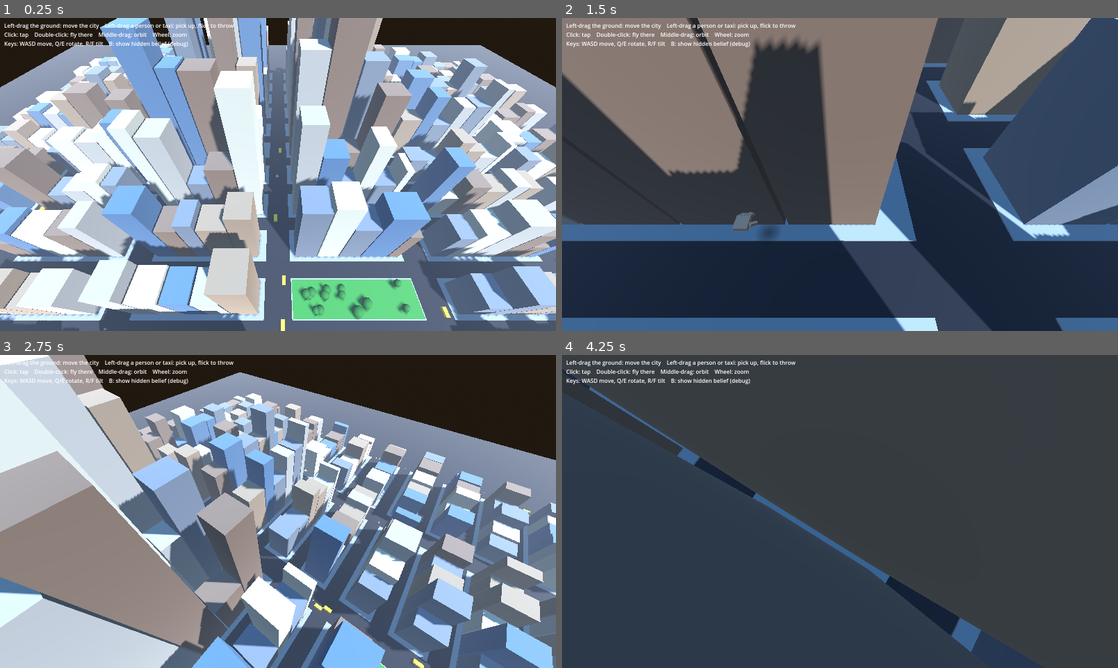
Above: before the commit, frames 1-4 (two rows, left to right).
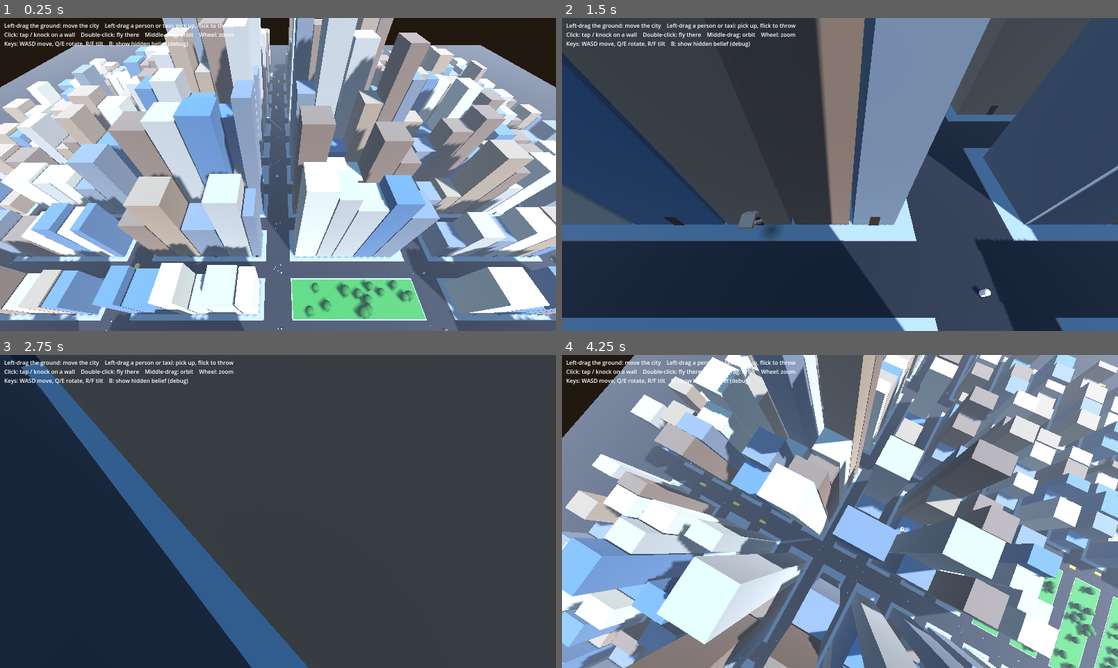
Above: after the commit, the same moments.

Repository: eilamshahaf-droid/balck-and-white-3
Game: Godot game, scene res://scenes/main.tscn
Two runs of this game, one before a commit and one after it. Both use one fixed random seed, a clock stepped at 60 frames per second and the inputs below.
Inputs (mouse positions are in pixels of both pictures, inside the frame that each line leads up to):
- Up to frame 1 (0.25 s): no input
- Up to frame 2 (1.5 s): tap Enter at 0.5 s; move the mouse to (962, 158) at 0.52 s; hold D 0.53-1.25 s; tap B at 0.6 s; click (962, 158) at 0.67 s; drag from (728, 190) to (812, 237) at 1.27 s
- Up to frame 3 (2.75 s): move the mouse to (333, 442) at 2.02 s; hold D from 2.03 s (still down); hold E from 2.03 s (still down); click (333, 442) at 2.17 s
- Up to frame 4 (4.25 s): release D at 2.75 s; release E at 2.75 s; drag from (812, 574) to (673, 464) at 2.77 s; move the mouse to (1006, 558) at 3.52 s; hold A from 3.53 s (still down); hold F from 3.53 s (still down); click (1006, 558) at 3.67 s

The runs differ from the first frame. In frame 1, 64% of the frame differs, in the area x 0-100%, y 0-100%; in frame 2, 42%; in frame 3, 99%; in frame 4, 97%.

Commit message:
God hand milestone 2: the world reacts to the hand
- Forgiving picking: people and taxis within a small screen radius of the
  fingertip count as under it (if in plain view); the hand leans toward
  them a little without jumping.
- Wind around the hand (full within 5 m, fading to 10 m, stronger when
  moving): park trees bend and spring back, newspapers blow away,
  pigeons flee and land elsewhere.
- Taps: a tap on a wall opens the nearest door and nearby people look;
  a tapped taxi hops and flashes its alarm lights.
- Thrown people tumble in the air, lie where they land for longer after
  harder falls, then get up and walk on.
- New tunables (pick assist, magnet, wind radii and force) in
  data/hand_settings.tres.

Co-Authored-By: Claude Opus 5.5 (1M context) <noreply@anthropic.com>
Claude-Session: https://claude.ai/code/session_01HXQnyizAUuYFrbB9vQwQXb

Diff:
--- a/scenes/main.tscn
+++ b/scenes/main.tscn
@@ -24,5 +24,5 @@
 offset_right = 900.0
 offset_bottom = 120.0
 text = "Left-drag the ground: move the city    Left-drag a person or taxi: pick up, flick to throw
-Click: tap    Double-click: fly there    Middle-drag: orbit    Wheel: zoom
+Click: tap / knock on a wall    Double-click: fly there    Middle-drag: orbit    Wheel: zoom
 Keys: WASD move, Q/E rotate, R/F tilt    B: show hidden belief (debug)"
--- a/scripts/citizen.gd
+++ b/scripts/citizen.gd
@@ -5,10 +5,13 @@
 ## toward skepticism, depending on what the miracle did to this person and on
 ## a personal coefficient (faith_bias) the player never sees.
 
-enum State { WALKING, HELD, FALLING }
+enum State { WALKING, HELD, FALLING, DOWN, GETTING_UP }
 
 const GRAVITY := 20.0
 const HARD_LANDING_SPEED := 14.0
+const TUMBLE_MIN_SPEED := 3.0
+const GET_UP_TIME := 0.6
+const UPRIGHT := Quaternion.IDENTITY
 
 var city: Node3D
 ## Used by the god's hand: heavier things lag and swing more when held.
@@ -31,6 +34,9 @@
 var _debug_mat := StandardMaterial3D.new()
 var _fall_speed := 0.0
 var _pause := 0.0
+var _spin := Vector3.ZERO      # tumble while flying, radians per second around this axis
+var _down_timer := 0.0
+var _lying := Quaternion.IDENTITY
 
 
 func _ready() -> void:
@@ -71,10 +77,31 @@
 			velocity.y -= fall_gravity * delta
 			_fall_speed = maxf(_fall_speed, -velocity.y)
 			move_and_slide()
+			if _spin != Vector3.ZERO:
+				_body.quaternion = (Quaternion(_spin.normalized(), _spin.length() * delta) * _body.quaternion).normalized()
 			if is_on_floor():
 				_land()
 			elif global_position.y < -30.0:
 				_respawn()
+		State.DOWN:
+			# Lie where we fell, sliding to a stop, then get up.
+			velocity.x = move_toward(velocity.x, 0.0, 30.0 * delta)
+			velocity.z = move_toward(velocity.z, 0.0, 30.0 * delta)
+			velocity.y -= fall_gravity * delta
+			move_and_slide()
+			_body.quaternion = _body.quaternion.slerp(_lying, 1.0 - exp(-12.0 * delta))
+			_body.position.y = lerpf(_body.position.y, 0.35, 1.0 - exp(-12.0 * delta))
+			_down_timer -= delta
+			if _down_timer <= 0.0:
+				state = State.GETTING_UP
+				_down_timer = GET_UP_TIME
+		State.GETTING_UP:
+			var w := 1.0 - exp(-8.0 * delta)
+			_body.quaternion = _body.quaternion.slerp(UPRIGHT, w)
+			_body.position.y = lerpf(_body.position.y, 0.9, w)
+			_down_timer -= delta
+			if _down_timer <= 0.0:
+				_stand_up()
 		State.WALKING:
 			if _pause > 0.0:
 				_pause -= delta
@@ -114,26 +141,66 @@
 func on_grabbed() -> void:
 	state = State.HELD
 	velocity = Vector3.ZERO
+	_spin = Vector3.ZERO
+	_body.quaternion = UPRIGHT
+	_body.position.y = 0.9
 	react_to_miracle(0.3, 0.0)
 
 
-## Tapped by the hand: stop and turn toward where it came from.
+## Tapped by the hand.
 func on_tapped(from: Vector3) -> void:
-	_pause = 1.2
+	notice(from)
+
+
+## Something happened at `from` (a tap, a knock, a car alarm): stop and look.
+func notice(from: Vector3) -> void:
+	if state != State.WALKING:
+		return
+	_pause = randf_range(1.0, 2.0)
 	var d := from - global_position
 	rotation.y = atan2(d.x, d.z)
+
+
+## Where the hand should aim to pick this person.
+func aim_point() -> Vector3:
+	return global_position + Vector3.UP * 0.9
 
 
 func on_released(throw_velocity: Vector3) -> void:
 	state = State.FALLING
 	velocity = throw_velocity
 	_fall_speed = 0.0
+	var speed := throw_velocity.length()
+	if speed > TUMBLE_MIN_SPEED:
+		var axis := throw_velocity.cross(Vector3.UP)
+		if axis.length() < 0.01:
+			axis = Vector3.RIGHT
+		_spin = axis.normalized() * clampf(speed * 0.5, 2.0, 14.0)
+	else:
+		_spin = Vector3.ZERO
 
 
 func _land() -> void:
+	var impact := _fall_speed + Vector2(velocity.x, velocity.z).length() * 0.5
 	if _fall_speed > HARD_LANDING_SPEED:
 		react_to_miracle(0.5, -1.0)
+	if _spin == Vector3.ZERO and impact < HARD_LANDING_SPEED * 0.6:
+		_body.quaternion = UPRIGHT
+		_stand_up()
+		return
+	# Knocked down: lie flat, facing the way we were flying, for longer the harder the fall.
+	_spin = Vector3.ZERO
+	state = State.DOWN
+	_down_timer = clampf(1.0 + impact * 0.1, 1.0, 4.0)
+	var heading := atan2(velocity.x, velocity.z) - rotation.y
+	_lying = Quaternion(Vector3.UP, heading) * Quaternion(Vector3.RIGHT, PI / 2.0)
+
+
+func _stand_up() -> void:
+	_body.quaternion = UPRIGHT
+	_body.position.y = 0.9
 	state = State.WALKING
+	velocity = Vector3.ZERO
 	grid = city.nearest_grid(global_position)
 	target = city.intersection(grid) + lane_offset
 
@@ -143,6 +210,9 @@
 	grid = city.random_grid()
 	global_position = city.intersection(grid) + lane_offset + Vector3.UP * 0.1
 	velocity = Vector3.ZERO
+	_spin = Vector3.ZERO
+	_body.quaternion = UPRIGHT
+	_body.position.y = 0.9
 	_pick_next_target()
 
 
--- a/scripts/city.gd
+++ b/scripts/city.gd
@@ -12,6 +12,8 @@
 const SIDEWALK := 2.5
 const CITIZEN_COUNT := 60
 const TAXI_COUNT := 30
+const LITTER_COUNT := 160
+const PIGEON_FLOCKS := 8
 
 # Physics layers: 1 = world, 2 = citizens, 3 = props.
 const LAYER_WORLD := 1
@@ -19,6 +21,11 @@
 const LAYER_PROPS := 4
 
 const CitizenScript := preload("res://scripts/citizen.gd")
+const TaxiScript := preload("res://scripts/taxi.gd")
+const TreeScript := preload("res://scripts/swaying_tree.gd")
+const DoorScript := preload("res://scripts/door.gd")
+const LitterScript := preload("res://scripts/litter.gd")
+const PigeonScript := preload("res://scripts/pigeon.gd")
 
 ## Debug view: tint residents by their hidden belief.
 var show_belief := false
@@ -36,6 +43,8 @@
 	_build_blocks()
 	_spawn_taxis()
 	_spawn_citizens()
+	_spawn_litter()
+	_spawn_pigeons()
 
 
 func _unhandled_input(event: InputEvent) -> void:
@@ -143,6 +152,7 @@
 		var pos := Vector3(x + width / 2.0, 0.2 + height / 2.0, center.z)
 		var color: Color = palette[rng.randi_range(0, palette.size() - 1)]
 		_make_box(Vector3(width - 0.6, height, depth), pos, _mat(color), true)
+		_add_door(Vector3(pos.x, 0.2, center.z), depth)
 		x += width
 
 
@@ -150,43 +160,18 @@
 	_make_box(Vector3(size.x - 1.0, 0.1, size.y - 1.0), center + Vector3(0, 0.25, 0), _mat(Color(0.25, 0.5, 0.22)), false)
 	for n in 14:
 		var p := center + Vector3(rng.randf_range(-size.x, size.x) * 0.42, 0, rng.randf_range(-size.y, size.y) * 0.35)
-		var trunk := MeshInstance3D.new()
-		var trunk_mesh := CylinderMesh.new()
-		trunk_mesh.top_radius = 0.25
-		trunk_mesh.bottom_radius = 0.35
-		trunk_mesh.height = 3.0
-		trunk.mesh = trunk_mesh
-		trunk.material_override = _mat(Color(0.35, 0.25, 0.15))
-		trunk.position = p + Vector3(0, 1.5, 0)
-		add_child(trunk)
-		var crown := MeshInstance3D.new()
-		var crown_mesh := SphereMesh.new()
-		crown_mesh.radius = rng.randf_range(1.6, 2.6)
-		crown_mesh.height = crown_mesh.radius * 2.0
-		crown.mesh = crown_mesh
-		crown.material_override = _mat(Color(0.2, 0.42, 0.18))
-		crown.position = p + Vector3(0, 4.0, 0)
-		add_child(crown)
+		var tree: Node3D = TreeScript.new()
+		tree.build(_mat(Color(0.35, 0.25, 0.15)), _mat(Color(0.2, 0.42, 0.18)), rng.randf_range(1.6, 2.6))
+		tree.position = p
+		add_child(tree)
 
 
 func _spawn_taxis() -> void:
 	for n in TAXI_COUNT:
-		var taxi := RigidBody3D.new()
-		taxi.add_to_group("god_grabbable")
+		var taxi: RigidBody3D = TaxiScript.new()
 		taxi.collision_layer = LAYER_PROPS
 		taxi.collision_mask = LAYER_WORLD | LAYER_PROPS
-		taxi.mass = 4.0
-		var shape := CollisionShape3D.new()
-		var box := BoxShape3D.new()
-		box.size = Vector3(2.0, 1.5, 4.5)
-		shape.shape = box
-		taxi.add_child(shape)
-		var mesh := MeshInstance3D.new()
-		var box_mesh := BoxMesh.new()
-		box_mesh.size = box.size
-		mesh.mesh = box_mesh
-		mesh.material_override = _mat(Color(0.95, 0.75, 0.1))
-		taxi.add_child(mesh)
+		taxi.build(_mat(Color(0.95, 0.75, 0.1)))
 		var avenue := intersection(Vector2i(rng.randi_range(0, AVENUES - 1), 0))
 		taxi.position = Vector3(avenue.x + rng.randf_range(-4.0, 4.0), 1.0, rng.randf_range(-half_size.y, half_size.y))
 		add_child(taxi)
@@ -200,6 +185,42 @@
 		c.collision_layer = LAYER_CITIZENS
 		c.collision_mask = LAYER_WORLD
 		add_child(c)
+
+
+func _add_door(base: Vector3, depth: float) -> void:
+	# A door on one of the two street-facing walls of the building.
+	var side := 1.0 if rng.randf() < 0.5 else -1.0
+	var door: Node3D = DoorScript.new()
+	door.build(_mat(Color(0.3, 0.2, 0.14)))
+	door.position = base + Vector3(-0.7 * side, 0, side * (depth / 2.0 + 0.07))
+	door.rotation.y = 0.0 if side > 0 else PI
+	add_child(door)
+
+
+func _spawn_litter() -> void:
+	var paper := _mat(Color(0.85, 0.84, 0.78))
+	for n in LITTER_COUNT:
+		var sheet: RigidBody3D = LitterScript.new()
+		sheet.collision_layer = LAYER_PROPS
+		sheet.collision_mask = LAYER_WORLD | LAYER_PROPS
+		sheet.build(paper)
+		var corner := intersection(random_grid())
+		sheet.position = corner + Vector3(rng.randf_range(-12, 12), 0.4, rng.randf_range(-6, 6))
+		sheet.rotation.y = rng.randf() * TAU
+		add_child(sheet)
+
+
+func _spawn_pigeons() -> void:
+	var grey := _mat(Color(0.5, 0.52, 0.58))
+	for f in PIGEON_FLOCKS:
+		var center := intersection(random_grid())
+		for n in rng.randi_range(4, 7):
+			var bird: Node3D = PigeonScript.new()
+			bird.city = self
+			bird.build(grey)
+			bird.position = center + Vector3(rng.randf_range(-3, 3), 0, rng.randf_range(-3, 3))
+			bird.rotation.y = rng.randf() * TAU
+			add_child(bird)
 
 
 func _make_box(size: Vector3, pos: Vector3, material: Material, collide: bool) -> Node3D:
--- /dev/null
+++ b/scripts/door.gd
@@ -0,0 +1,37 @@
+extends Node3D
+## A building's street door. Knocking on it with the hand swings it open for a moment.
+## Local +Z faces the street; the door swings inward.
+
+const OPEN_ANGLE := 1.6
+const OPEN_TIME := 2.5
+const SPEED := 6.0
+
+var _hinge := Node3D.new()
+var _open_timer := 0.0
+
+
+func build(mat: Material) -> void:
+	add_to_group("doors")
+	add_child(_hinge)
+	var leaf := MeshInstance3D.new()
+	var box := BoxMesh.new()
+	box.size = Vector3(1.4, 2.4, 0.12)
+	leaf.mesh = box
+	leaf.material_override = mat
+	leaf.position = Vector3(0.7, 1.2, 0)   # hinge on the left edge
+	_hinge.add_child(leaf)
+	set_physics_process(false)
+
+
+func knock() -> void:
+	_open_timer = OPEN_TIME
+	set_physics_process(true)
+
+
+func _physics_process(delta: float) -> void:
+	_open_timer -= delta
+	var goal := OPEN_ANGLE if _open_timer > 0.0 else 0.0
+	_hinge.rotation.y = lerpf(_hinge.rotation.y, goal, 1.0 - exp(-SPEED * delta))
+	if _open_timer <= 0.0 and _hinge.rotation.y < 0.01:
+		_hinge.rotation.y = 0.0
+		set_physics_process(false)
--- a/scripts/god_hand.gd
+++ b/scripts/god_hand.gd
@@ -22,6 +22,8 @@
 
 var held: Node3D = null
 var hovered: Node3D = null
+## Smoothed hand velocity; drives wind and throws.
+var hand_velocity := Vector3.ZERO
 
 var _visual: Node3D
 var _shadow: MeshInstance3D
@@ -34,6 +36,7 @@
 var _press_time := 0.0
 var _press_pos := Vector2.ZERO
 var _press_hit := {}
+var _press_target: Node3D = null
 var _surface := Vector3.ZERO
 var _history: Array = []   # [time, position] samples, for throw velocity
 var _tap_timer := 0.0
@@ -89,6 +92,9 @@
 	if hit:
 		_surface = hit.position
 	_update_press()
+	var target: Node3D = null
+	if not held and _press != Press.DRAG_GROUND:
+		target = _pick_target(hit)
 
 	# Sit on the mouse ray, a little in front of the surface, so the fingertip
 	# is drawn exactly where the cursor points.
@@ -96,9 +102,14 @@
 	var ray_dir := camera.project_ray_normal(get_viewport().get_mouse_position())
 	var lift: float = S.hold_height if held else S.hover_height
 	var goal := _surface - ray_dir * clampf(lift / maxf(-ray_dir.y, 0.15), 0.0, 25.0)
+	if target and (not hit or hit.collider != target):
+		# Lean gently toward a nearby target without jumping onto it.
+		goal += (_aim_point(target) - _surface) * S.magnet_strength
 	global_position = global_position.lerp(goal, 1.0 - exp(-S.follow_rate * delta))
 	rotation.y = rig.yaw
 	_record_history()
+	hand_velocity = _throw_velocity() / S.throw_multiplier if S.throw_multiplier > 0.0 else Vector3.ZERO
+	get_tree().call_group("wind_reactive", "on_hand_wind", self)
 
 	if held:
 		if is_instance_valid(held):
@@ -106,7 +117,7 @@
 		else:
 			held = null
 			_press = Press.NONE
-	_update_hover(hit)
+	_update_hover(target)
 	_update_shadow()
 	_update_arc()
 	_update_pose(delta)
@@ -139,10 +150,11 @@
 	_press_time = _time()
 	_press_pos = event.position
 	_press_hit = hit
-	if hit.is_empty():
+	_press_target = _pick_target(hit)
+	if _press_target:
+		_press = Press.PENDING_OBJECT
+	elif hit.is_empty():
 		_press = Press.NONE
-	elif _is_grabbable(hit.collider):
-		_press = Press.PENDING_OBJECT
 	else:
 		_press = Press.PENDING_GROUND
 
@@ -150,7 +162,10 @@
 func _on_release() -> void:
 	match _press:
 		Press.PENDING_OBJECT:
-			_tap(_press_hit.collider)
+			_tap(_press_target)
+		Press.PENDING_GROUND:
+			if _time() - _press_time <= S.tap_max_time:
+				_knock(_press_hit.position)
 		Press.DRAG_GROUND:
 			rig.end_ground_drag()
 		Press.HOLDING:
@@ -167,8 +182,8 @@
 	var moved := get_viewport().get_mouse_position().distance_to(_press_pos) > S.drag_threshold_px
 	var long := _time() - _press_time > S.tap_max_time
 	if _press == Press.PENDING_OBJECT and (moved or long):
-		if is_instance_valid(_press_hit.collider):
-			_grab(_press_hit.collider)
+		if is_instance_valid(_press_target):
+			_grab(_press_target)
 		else:
 			_press = Press.NONE
 	elif _press == Press.PENDING_GROUND and moved:
@@ -251,16 +266,69 @@
 		var away := obj.global_position - global_position
 		away.y = 0
 		obj.apply_central_impulse((away.normalized() * 0.5 + Vector3.UP * 0.6) * S.tap_impulse * obj.mass)
-	elif obj.has_method("on_tapped"):
+	if obj.has_method("on_tapped"):
 		obj.on_tapped(global_position)
 
 
+## A tap on a wall or the street: the nearest door swings open and people nearby look.
+func _knock(where: Vector3) -> void:
+	_tap_timer = 0.25
+	var best: Node3D = null
+	for door in get_tree().get_nodes_in_group("doors"):
+		var d: float = door.global_position.distance_to(where)
+		if d < S.knock_radius and (best == null or d < best.global_position.distance_to(where)):
+			best = door
+	if best:
+		best.knock()
+	for c in get_tree().get_nodes_in_group("citizens"):
+		if c.global_position.distance_to(where) < S.notice_radius:
+			c.notice(where)
+
+
+## How strongly the hand's wind reaches `p`: full and sharpening inside the
+## inner radius, fading smoothly to zero at the outer one; a moving hand blows harder.
+func wind_strength(p: Vector3) -> float:
+	var d := global_position.distance_to(p)
+	var s := 0.0
+	if d < S.wind_full_radius:
+		s = 0.5 + 0.5 * pow(1.0 - d / S.wind_full_radius, 2.0)
+	elif d < S.wind_fade_radius:
+		s = 0.5 * (1.0 - smoothstep(S.wind_full_radius, S.wind_fade_radius, d))
+	var motion := clampf(hand_velocity.length() / S.wind_speed_full, 0.0, 1.0)
+	return s * lerpf(S.wind_idle, 1.0, motion)
+
+
 # --- Feedback: hover outline, shadow, throw arc, pose ---
 
-func _update_hover(hit: Dictionary) -> void:
-	var h: Node3D = null
-	if not held and _press != Press.DRAG_GROUND and hit and _is_grabbable(hit.collider):
-		h = hit.collider
+## What the fingertip is pointing at: the thing under it, or else the closest
+## person or taxi within a small forgiving radius on screen that is in plain view.
+func _pick_target(hit: Dictionary) -> Node3D:
+	if hit and _is_grabbable(hit.collider):
+		return hit.collider
+	var camera := get_viewport().get_camera_3d()
+	var mouse := get_viewport().get_mouse_position()
+	var best: Node3D = null
+	var best_d: float = S.pick_assist_px
+	for obj in get_tree().get_nodes_in_group("god_grabbable"):
+		var p := _aim_point(obj)
+		if camera.is_position_behind(p):
+			continue
+		var d := camera.unproject_position(p).distance_to(mouse)
+		if d < best_d:
+			best = obj
+			best_d = d
+	if best:
+		var query := PhysicsRayQueryParameters3D.create(camera.global_position, _aim_point(best), LAYER_WORLD)
+		if get_world_3d().direct_space_state.intersect_ray(query):
+			return null  # hidden behind a building
+	return best
+
+
+func _aim_point(obj: Node3D) -> Vector3:
+	return obj.aim_point() if obj.has_method("aim_point") else obj.global_position
+
+
+func _update_hover(h: Node3D) -> void:
 	if h == hovered:
 		return
 	if hovered and is_instance_valid(hovered):
--- a/scripts/hand_settings.gd
+++ b/scripts/hand_settings.gd
@@ -29,6 +29,17 @@
 @export var tap_max_time := 0.2             # a press shorter than this, without moving, is a tap
 @export var drag_threshold_px := 6.0
 @export var tap_impulse := 3.0
+@export var pick_assist_px := 26.0          # people/taxis this close to the fingertip on screen count as under it
+@export_range(0.0, 1.0) var magnet_strength := 0.3   # how far the hand leans toward an assisted target
+@export var knock_radius := 5.0              # a tap on a wall opens a door this close
+@export var notice_radius := 15.0            # people this close turn toward a knock
+
+@export_group("Wind")
+@export var wind_full_radius := 5.0          # full effect inside this distance, sharper when closer
+@export var wind_fade_radius := 10.0         # fades out smoothly up to this distance
+@export_range(0.0, 1.0) var wind_idle := 0.3 # strength of a still hand compared to a moving one
+@export var wind_speed_full := 15.0          # hand speed (m/s) that gives full wind
+@export var wind_force := 30.0               # push on light things such as newspapers
 
 @export_group("Holding and throwing")
 @export var spring_stiffness := 120.0
--- /dev/null
+++ b/scripts/litter.gd
@@ -0,0 +1,35 @@
+extends RigidBody3D
+## A newspaper sheet on the sidewalk. The hand's wind lifts it and blows it away.
+
+const S = preload("res://data/hand_settings.tres")
+const WIND_LIFT := 1.6
+
+
+func build(mat: Material) -> void:
+	add_to_group("wind_reactive")
+	mass = 0.05
+	linear_damp = 2.5
+	angular_damp = 1.5
+	var shape := CollisionShape3D.new()
+	var box := BoxShape3D.new()
+	box.size = Vector3(0.5, 0.03, 0.38)
+	shape.shape = box
+	add_child(shape)
+	var mesh := MeshInstance3D.new()
+	var box_mesh := BoxMesh.new()
+	box_mesh.size = box.size
+	mesh.mesh = box_mesh
+	mesh.material_override = mat
+	add_child(mesh)
+
+
+func on_hand_wind(hand: Node3D) -> void:
+	var s: float = hand.wind_strength(global_position)
+	if s < 0.05:
+		return
+	var away := global_position - hand.global_position
+	away.y = 0
+	var dir: Vector3 = away.normalized() + Vector3.UP * WIND_LIFT + hand.hand_velocity * 0.05
+	sleeping = false
+	apply_central_force(dir * s * S.wind_force * mass)
+	apply_torque(Vector3(randf() - 0.5, randf() - 0.5, randf() - 0.5) * s * 0.02)
--- /dev/null
+++ b/scripts/pigeon.gd
@@ -0,0 +1,102 @@
+extends Node3D
+## A street pigeon. Pecks around until the god's hand comes close or its wind
+## blows, then flies off and lands somewhere else a few seconds later.
+
+enum State { IDLE, FLEE, LAND }
+
+const FLEE_SPEED := 9.0
+const SCARE_DISTANCE := 7.0
+const SCARE_WIND := 0.12
+
+var city: Node3D
+var state := State.IDLE
+var _velocity := Vector3.ZERO
+var _timer := 0.0
+var _landing := Vector3.ZERO
+var _wings: Array[Node3D] = []
+var _t := randf() * 10.0
+
+
+func build(body_mat: Material) -> void:
+	add_to_group("wind_reactive")
+	var body := MeshInstance3D.new()
+	var body_mesh := BoxMesh.new()
+	body_mesh.size = Vector3(0.22, 0.2, 0.36)
+	body.mesh = body_mesh
+	body.material_override = body_mat
+	body.position.y = 0.16
+	add_child(body)
+	var head := MeshInstance3D.new()
+	var head_mesh := SphereMesh.new()
+	head_mesh.radius = 0.08
+	head_mesh.height = 0.16
+	head.mesh = head_mesh
+	head.material_override = body_mat
+	head.position = Vector3(0, 0.3, -0.18)
+	add_child(head)
+	for side in [-1.0, 1.0]:
+		var hinge := Node3D.new()
+		hinge.position = Vector3(0.11 * side, 0.22, 0)
+		add_child(hinge)
+		var wing := MeshInstance3D.new()
+		var wing_mesh := BoxMesh.new()
+		wing_mesh.size = Vector3(0.3, 0.02, 0.22)
+		wing.mesh = wing_mesh
+		wing.material_override = body_mat
+		wing.position.x = 0.15 * side
+		hinge.add_child(wing)
+		_wings.append(hinge)
+
+
+func on_hand_wind(hand: Node3D) -> void:
+	if state != State.IDLE:
+		return
+	var d := global_position.distance_to(hand.global_position)
+	if d < SCARE_DISTANCE or hand.wind_strength(global_position) > SCARE_WIND:
+		var away := global_position - hand.global_position
+		away.y = 0
+		_velocity = (away.normalized() * 0.8 + Vector3.UP).normalized() * FLEE_SPEED
+		_timer = randf_range(2.5, 4.5)
+		state = State.FLEE
+
+
+func _physics_process(delta: float) -> void:
+	_t += delta
+	match state:
+		State.IDLE:
+			# Peck: a little bob and an occasional turn.
+			position.y = absf(sin(_t * 3.0)) * 0.02
+			if randf() < 0.005:
+				rotation.y += randf_range(-1.5, 1.5)
+			_flap(0.0)
+		State.FLEE:
+			_velocity.y = maxf(_velocity.y - 2.0 * delta, 1.0)
+			position += _velocity * delta
+			_face(_velocity)
+			_flap(1.0)
+			_timer -= delta
+			if _timer <= 0.0:
+				var g: Vector2i = city.random_grid()
+				_landing = city.intersection(g) + Vector3(randf_range(-6, 6), 0, randf_range(-6, 6))
+				state = State.LAND
+		State.LAND:
+			var to := _landing - position
+			if to.length() < 0.3:
+				position = _landing
+				state = State.IDLE
+			else:
+				var v := to.normalized() * FLEE_SPEED
+				position += v * delta
+				_face(v)
+				_flap(0.6)
+
+
+func _face(v: Vector3) -> void:
+	if Vector2(v.x, v.z).length() > 0.01:
+		rotation.y = atan2(-v.x, -v.z)
+
+
+func _flap(amount: float) -> void:
+	var angle := sin(_t * 30.0) * 0.9 * amount
+	_wings[0].rotation.z = -angle
+	_wings[1].rotation.z = angle
--- /dev/null
+++ b/scripts/swaying_tree.gd
@@ -0,0 +1,51 @@
+extends Node3D
+## A park tree that bends away from the god's hand and springs back.
+
+const MAX_TILT := 0.5
+const STIFFNESS := 30.0
+const DAMPING := 5.0
+
+var _tilt := Vector2.ZERO       # x = lean toward +X, y = lean toward +Z
+var _tilt_vel := Vector2.ZERO
+var _push := Vector2.ZERO
+var _phase := randf() * TAU
+
+
+func build(trunk_mat: Material, crown_mat: Material, crown_radius: float) -> void:
+	add_to_group("wind_reactive")
+	var trunk := MeshInstance3D.new()
+	var trunk_mesh := CylinderMesh.new()
+	trunk_mesh.top_radius = 0.25
+	trunk_mesh.bottom_radius = 0.35
+	trunk_mesh.height = 3.0
+	trunk.mesh = trunk_mesh
+	trunk.material_override = trunk_mat
+	trunk.position.y = 1.5
+	add_child(trunk)
+	var crown := MeshInstance3D.new()
+	var crown_mesh := SphereMesh.new()
+	crown_mesh.radius = crown_radius
+	crown_mesh.height = crown_radius * 2.0
+	crown.mesh = crown_mesh
+	crown.material_override = crown_mat
+	crown.position.y = 4.0
+	add_child(crown)
+
+
+func on_hand_wind(hand: Node3D) -> void:
+	var s: float = hand.wind_strength(global_position + Vector3.UP * 3.0)
+	if s <= 0.0:
+		_push = Vector2.ZERO
+		return
+	var away := global_position - hand.global_position
+	var dir: Vector2 = Vector2(away.x, away.z).normalized() + Vector2(hand.hand_velocity.x, hand.hand_velocity.z) * 0.03
+	_push = dir.limit_length(1.0) * s * MAX_TILT
+
+
+func _physics_process(delta: float) -> void:
+	_phase += delta
+	var breeze := Vector2(sin(_phase * 0.9), cos(_phase * 0.7)) * 0.015
+	var accel := (_push + breeze - _tilt) * STIFFNESS - _tilt_vel * DAMPING
+	_tilt_vel += accel * delta
+	_tilt += _tilt_vel * delta
+	rotation = Vector3(_tilt.y, 0, -_tilt.x)
--- /dev/null
+++ b/scripts/taxi.gd
@@ -0,0 +1,57 @@
+extends RigidBody3D
+## A yellow cab. Can be picked up and thrown; a tap sets off its alarm, which
+## makes people nearby turn to look.
+
+const ALARM_TIME := 3.0
+const ALARM_RADIUS := 20.0
+
+var _lights := StandardMaterial3D.new()
+var _alarm := 0.0
+
+
+func build(body_mat: Material) -> void:
+	add_to_group("god_grabbable")
+	mass = 4.0
+	var shape := CollisionShape3D.new()
+	var box := BoxShape3D.new()
+	box.size = Vector3(2.0, 1.5, 4.5)
+	shape.shape = box
+	add_child(shape)
+	var mesh := MeshInstance3D.new()
+	var box_mesh := BoxMesh.new()
+	box_mesh.size = box.size
+	mesh.mesh = box_mesh
+	mesh.material_override = body_mat
+	add_child(mesh)
+
+	_lights.albedo_color = Color(0.9, 0.9, 0.8)
+	_lights.emission_enabled = true
+	_lights.emission = Color(1.0, 0.85, 0.4)
+	_lights.emission_energy_multiplier = 0.0
+	for x in [-0.65, 0.65]:
+		for z in [-2.26, 2.26]:
+			var light := MeshInstance3D.new()
+			var light_mesh := BoxMesh.new()
+			light_mesh.size = Vector3(0.4, 0.25, 0.05)
+			light.mesh = light_mesh
+			light.material_override = _lights
+			light.position = Vector3(x, 0.1, z)
+			add_child(light)
+	set_process(false)
+
+
+## Tapped by the hand: the alarm goes off.
+func on_tapped(_from: Vector3) -> void:
+	_alarm = ALARM_TIME
+	set_process(true)
+	for c in get_tree().get_nodes_in_group("citizens"):
+		if c.global_position.distance_to(global_position) < ALARM_RADIUS:
+			c.notice(global_position)
+
+
+func _process(delta: float) -> void:
+	_alarm -= delta
+	var on := _alarm > 0.0 and fmod(_alarm, 0.4) > 0.2
+	_lights.emission_energy_multiplier = 4.0 if on else 0.0
+	if _alarm <= 0.0:
+		set_process(false)
Not shown, changed: README.md
